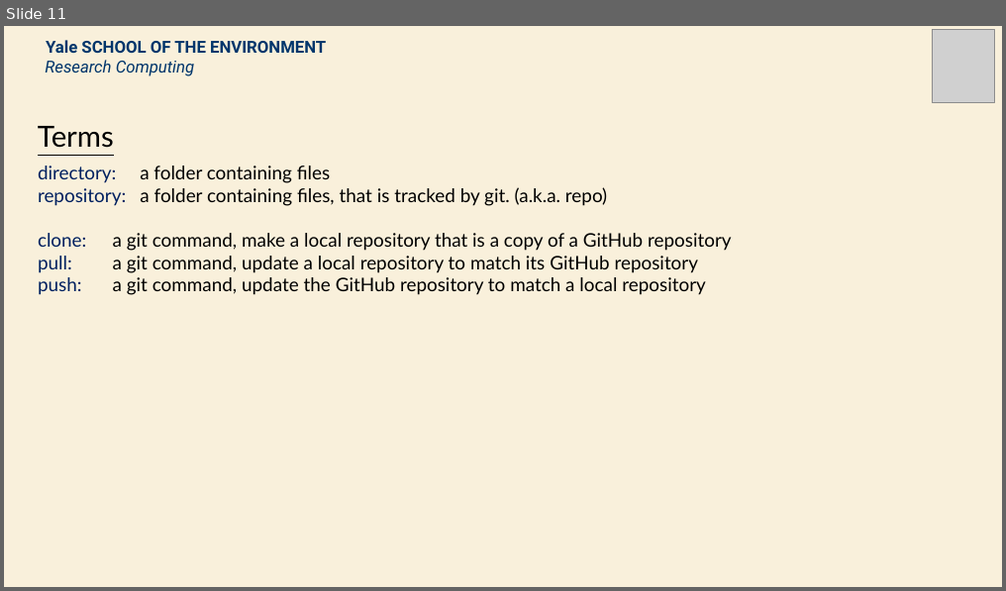
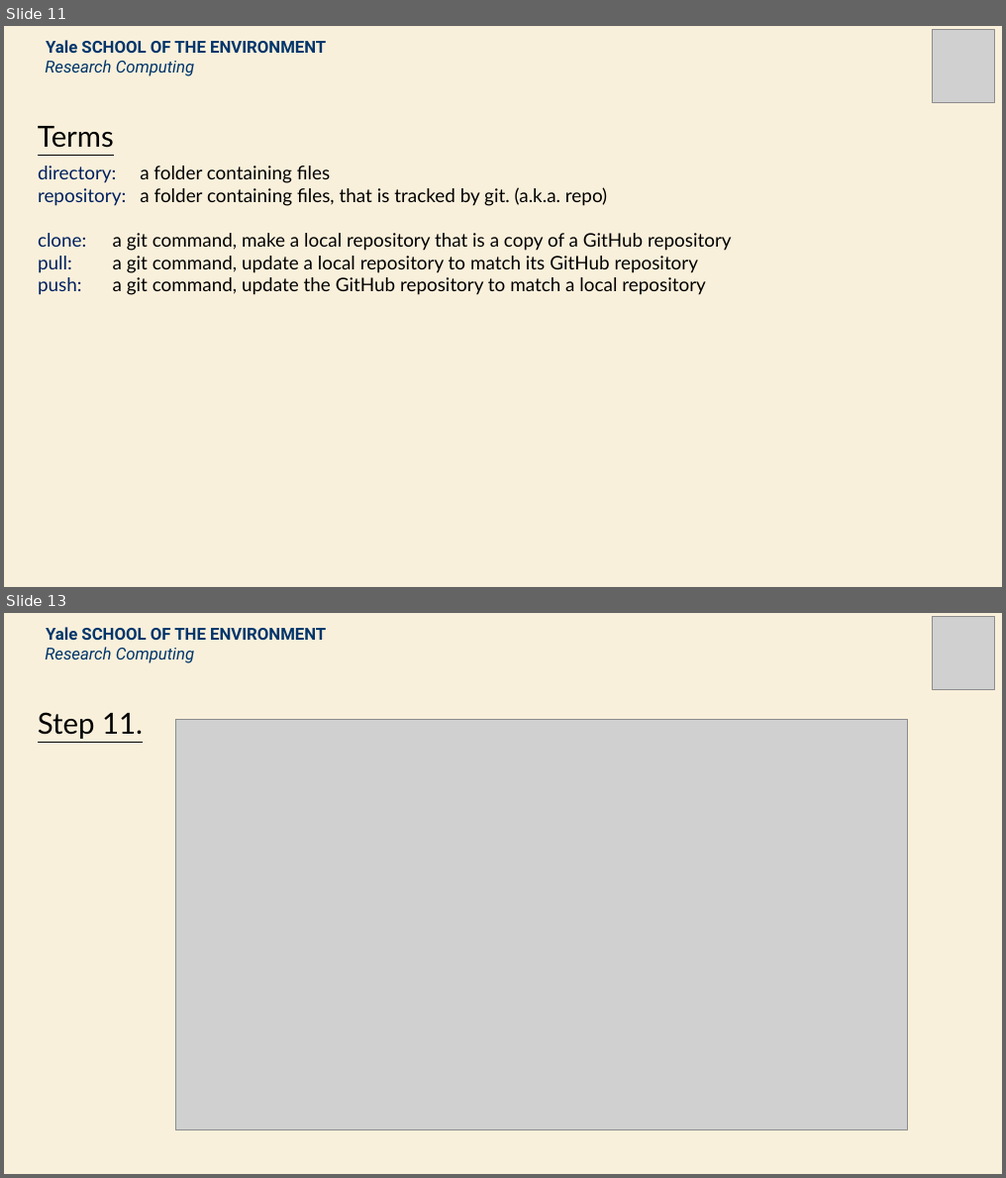
Before and after one commit to mitchellxh/test-page, a slide deck: git-github_2025.pptx. Shown one above the other, each under a label of ours: slide 11 before the commit, slides 11 and 13 after it; the slides between them are not shown. The pictures are 1006x591 and 1006x1178 pixels, drawn with LibreOffice and Linux fonts; fonts in the diff are those of the drawing; grey boxes stand for pictures. Boxes give left, top, right and bottom in pixels: in the first picture for what was removed or moved away, otherwise in the second. Text is boxed around its words. In the diff, an @@ line names an element or a change of style, - is before the commit and + after.

```diff
--- a/git-github_2025.pptx
+++ b/git-github_2025.pptx
@@ slide 13 added at [4,613,1002,1174], background #F9F0DB @@
@@ text added at [45,627,326,663], 16 pt, text #00356B, bold @@
+Yale SCHOOL OF THE ENVIRONMENT
+Research Computing
@@ picture added at [933,617,995,690] @@
@@ text added at [38,712,143,739], 28 pt, text #000000, underline @@
+Step 11.
@@ picture added at [176,719,908,1131] @@
```
Also in this commit, not shown: 1 other slide added, 1 other file.
